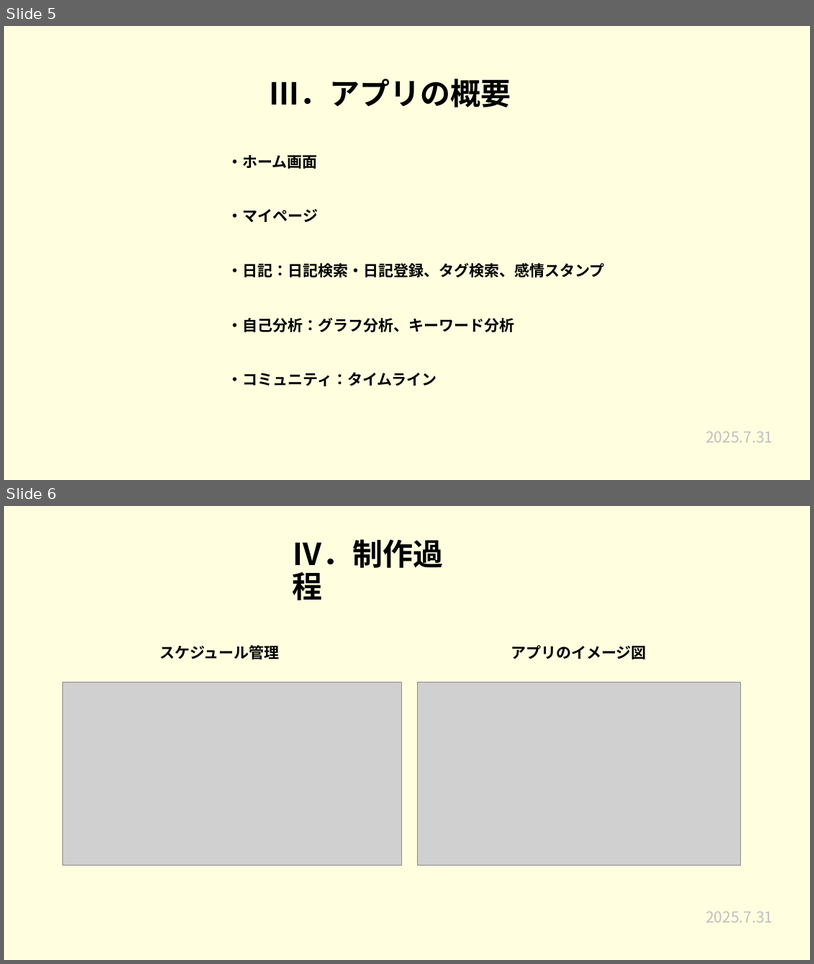
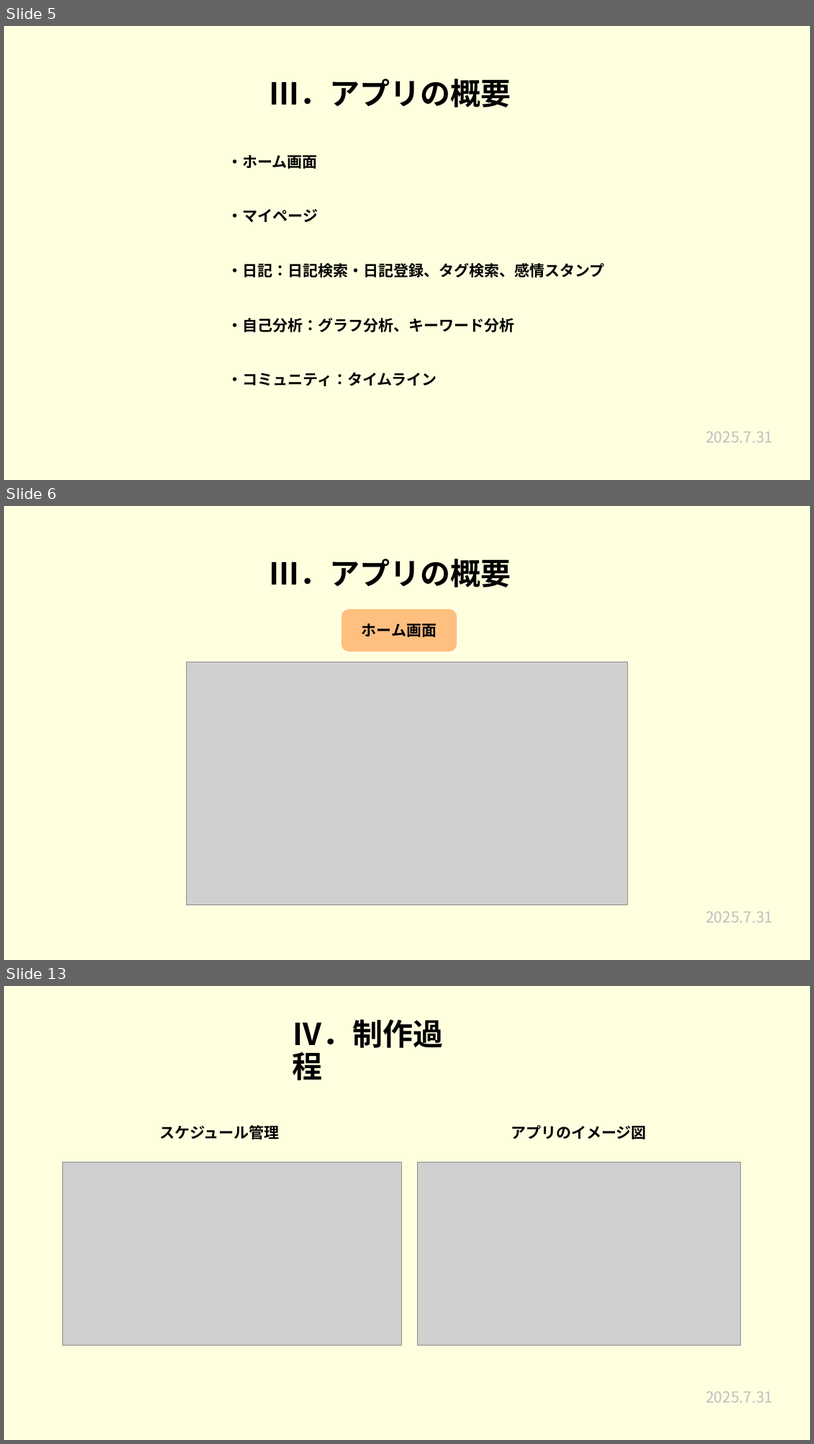
Before and after one commit to plusdojo2025/a2-7, a slide deck: 発表準備/7月成果発表会.pptx. Shown one above the other, each under a label of ours: slides 5 and 6 before the commit, slides 5, 6 and 13 after it; the slides between them are not shown. The pictures are 814x964 and 814x1444 pixels, drawn with LibreOffice and Linux fonts; fonts in the diff are those of the drawing; grey boxes stand for pictures. Boxes give left, top, right and bottom in pixels: in the first picture for what was removed or moved away, otherwise in the second. Text is boxed around its words. In the diff, an @@ line names an element or a change of style, - is before the commit and + after.

```diff
--- a/発表準備/7月成果発表会.pptx
+++ b/発表準備/7月成果発表会.pptx
@@ slide 6 added at (4,506,810,960), background #FFFFFF @@
@@ rectangle added at (4,506,810,960), fill #FFFFE0 @@
@@ title added at (270,559,512,587), 36 pt, text #000000, bold @@
+Ⅲ．アプリの概要
@@ rounded rectangle added at (342,610,456,651), fill #FFBF7F, outline #FFBF7F 1.5 pt, 18 pt, text #000000, bold @@
+ホーム画面
@@ picture added at (186,662,628,905) @@
@@ text added at (706,911,773,922), 18 pt, text #BFBFBF @@
+2025.7.31
@@ what was slide 6 is now slide 13 @@
```
Also in this commit, not shown: 6 other slides added.
